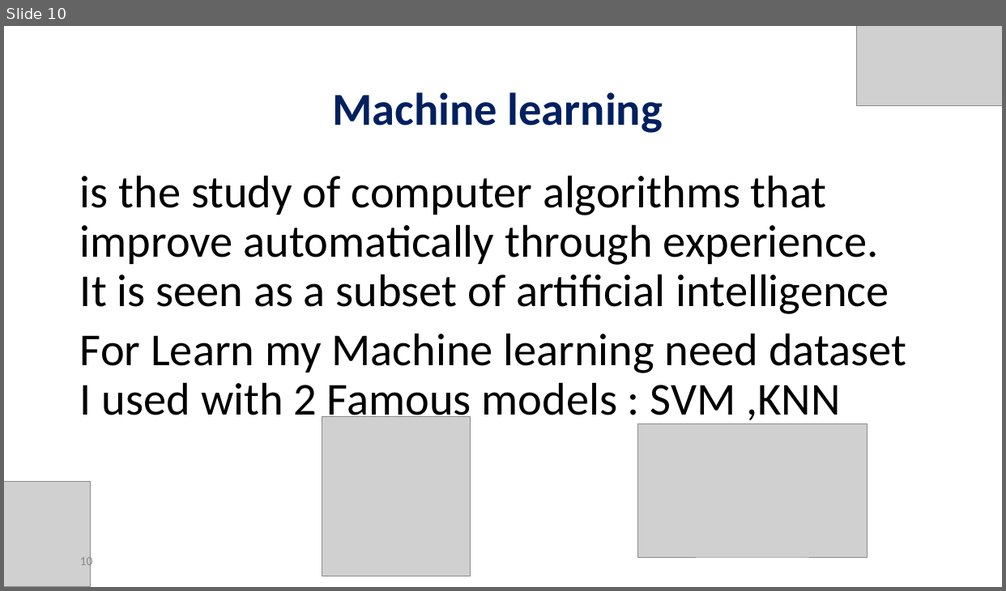
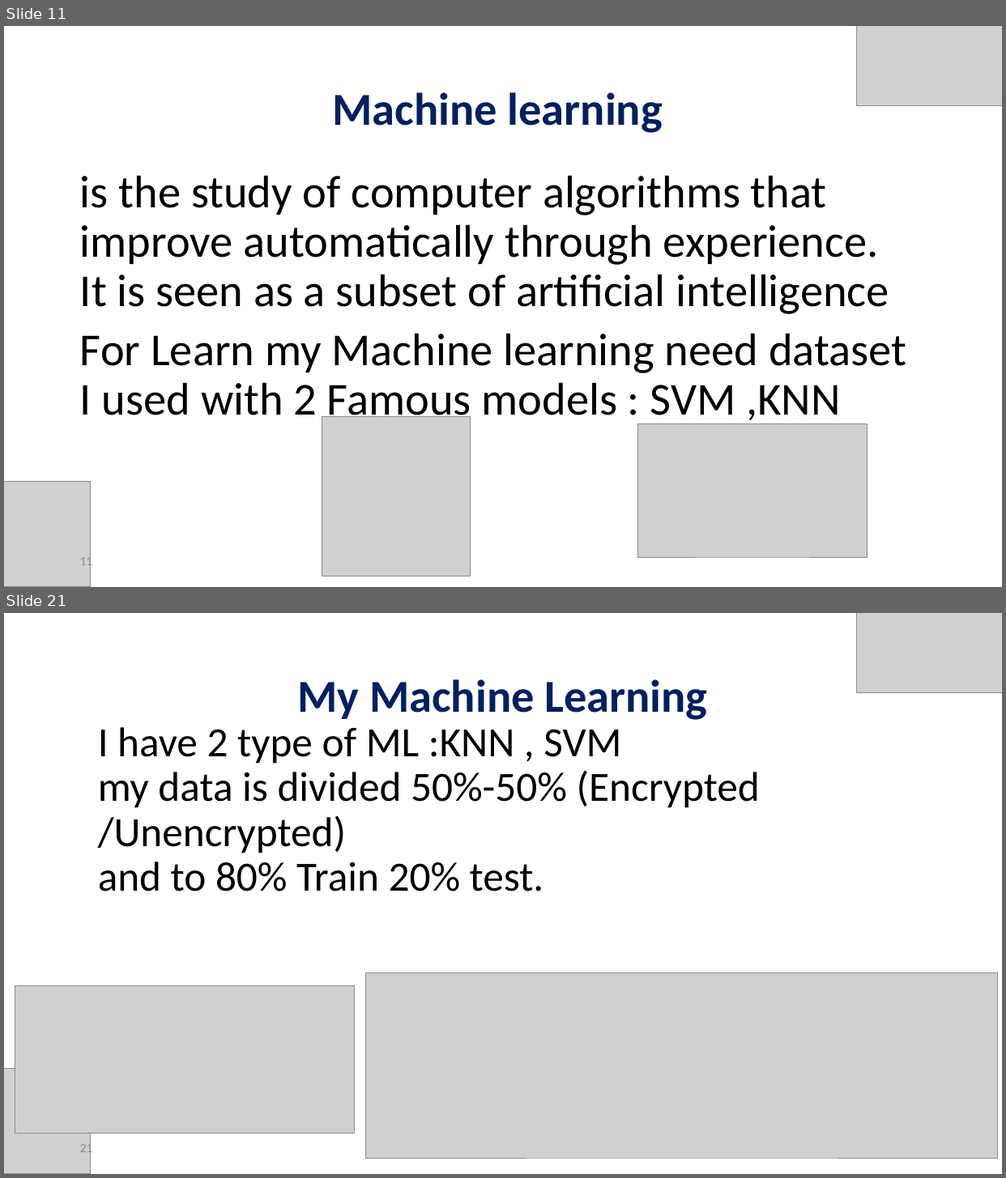
Before and after one commit to orelrahum/Ransomware_Code, a slide deck: Presentation.pptx. Shown one above the other, each under a label of ours: slide 10 before the commit, slides 11 and 21 after it; the slides between them are not shown. The pictures are 1006x591 and 1006x1178 pixels, drawn with LibreOffice and Linux fonts; fonts in the diff are those of the drawing; grey boxes stand for pictures. Boxes give left, top, right and bottom in pixels: in the first picture for what was removed or moved away, otherwise in the second. Text is boxed around its words. In the diff, an @@ line names an element or a change of style, - is before the commit and + after.

```diff
--- a/Presentation.pptx
+++ b/Presentation.pptx
@@ slide 21 added at [4, 613, 1002, 1174], background #FFFFFF @@
@@ picture added at [857, 613, 1002, 693] @@
@@ title added at [297, 679, 707, 720], 44 pt, text #002060, bold @@
+My Machine Learning
@@ text added at [98, 727, 760, 892], 40 pt, text #000000 @@
+I have 2 type of ML :KNN , SVM
+my data is divided 50%-50% (Encrypted /Unencrypted)
+and to 80% Train 20% test.
@@ picture added at [365, 973, 997, 1158] @@
@@ picture added at [15, 986, 355, 1133] @@
@@ picture added at [4, 1069, 90, 1174] @@
@@ page number added at [80, 1142, 93, 1157], 12 pt, text #8C8C8C @@
+21
@@ what was slide 10 is now slide 11 @@
@@ page number at [80, 555, 93, 570]: text changed @@
-10
+11
```
Also in this commit, not shown: 9 slides changed, 6 other slides added, 1 slide removed, 50 other files.
